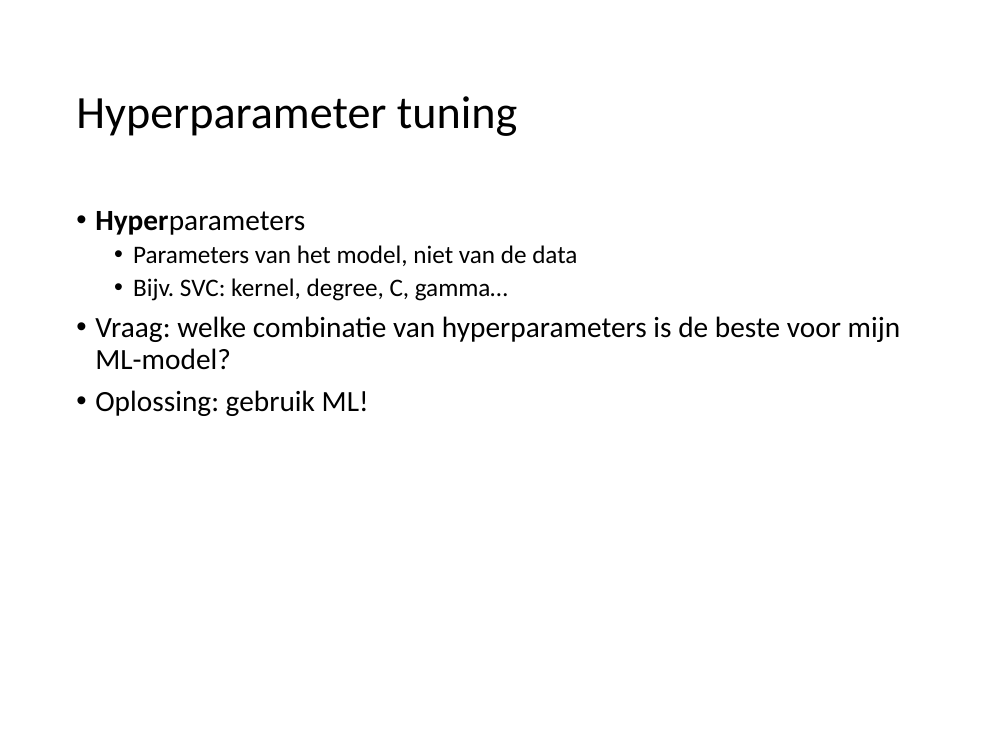
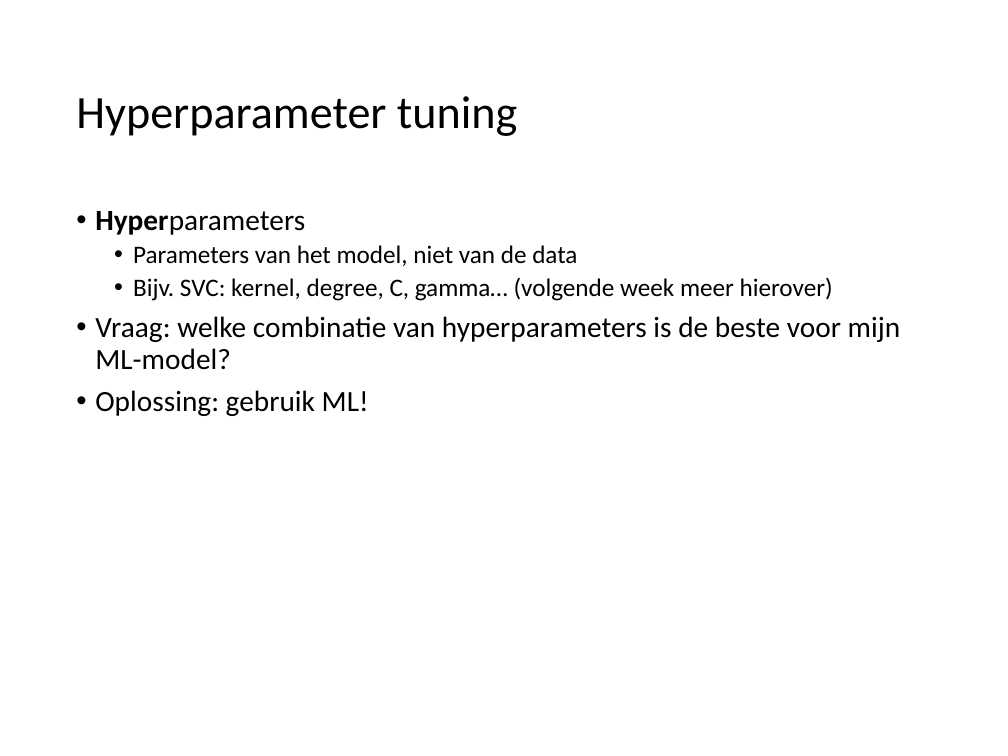
Before and after one commit to hanze-hbo-ict/Machine-Learning, a slide deck: slide 34 of docs/lectures/wk5/ML_wk5_Modeleval_tuning.pptx (slide 33 before the commit). Drawn at 1008x756 pixels with LibreOffice and Linux fonts; fonts in the diff are those of the drawing. Boxes give left, top, right and bottom in pixels: in the first picture for what was removed or moved away, otherwise in the second. Text is boxed around its words. In the diff, an @@ line names an element or a change of style, - is before the commit and + after.

```diff
--- a/docs/lectures/wk5/ML_wk5_Modeleval_tuning.pptx
+++ b/docs/lectures/wk5/ML_wk5_Modeleval_tuning.pptx
@@ text at (133,277,833,301): text changed @@
-  • Bijv. SVC: kernel, degree, C, gamma…
+  • Bijv. SVC: kernel, degree, C, gamma… (volgende week meer hierover)
```
Also in this commit, not shown: 1 other slide changed, 1 slide added, 3 other files.
